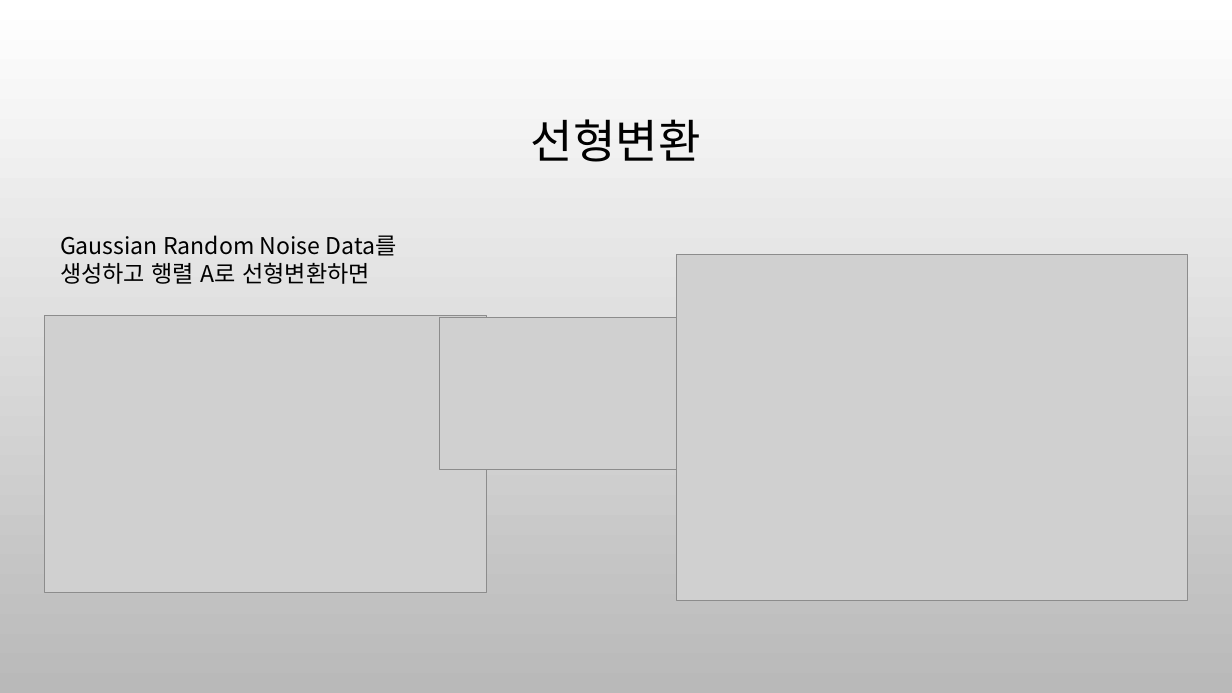
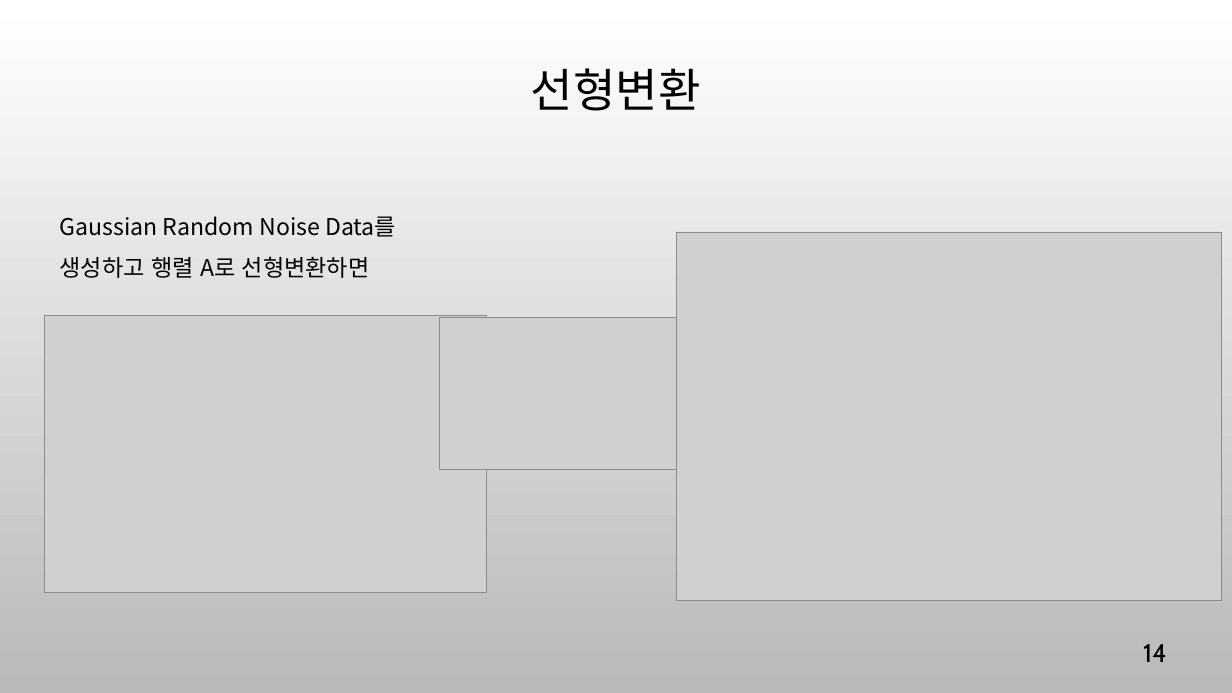
Before and after one commit to ancestor9/mathematics-for-machine-learning, a slide deck: slide 14 of Linear_Algebra/w5_PCA_linear_transformation.pptx (slide 19 before the commit). Drawn at 1232x693 pixels with LibreOffice and Linux fonts; fonts in the diff are those of the drawing; grey boxes stand for pictures; background and template pictures are left out. Boxes give left, top, right and bottom in pixels: in the first picture for what was removed or moved away, otherwise in the second. Text is boxed around its words. In the diff, an @@ line names an element or a change of style, - is before the commit and + after.

```diff
--- a/Linear_Algebra/w5_PCA_linear_transformation.pptx
+++ b/Linear_Algebra/w5_PCA_linear_transformation.pptx
@@ title "선형변환": place and size @@
-title "선형변환" at [531, 119, 701, 162]
+title "선형변환" at [531, 68, 701, 111]
@@ text "Gaussian Random Noise Data를 생성하고 ...": place and size @@
-text "Gaussian Random Noise Data를 생성하고 ..." at [60, 235, 397, 284]
+text "Gaussian Random Noise Data를 생성하고 ..." at [60, 216, 396, 278]
@@ text "Gaussian Random Noise Data를 생성하고 ..." at [60, 216, 396, 278]: line spacing 1 to 1.5 @@
@@ picture: place and size @@
-picture at [677, 255, 1188, 601]
+picture at [677, 232, 1222, 601]
@@ page number added at [1143, 644, 1166, 662], 20 pt, text #000000 @@
+14
```
Also in this commit, not shown: 12 other slides changed, 2 slides added, 5 slides removed, 1 other file.
